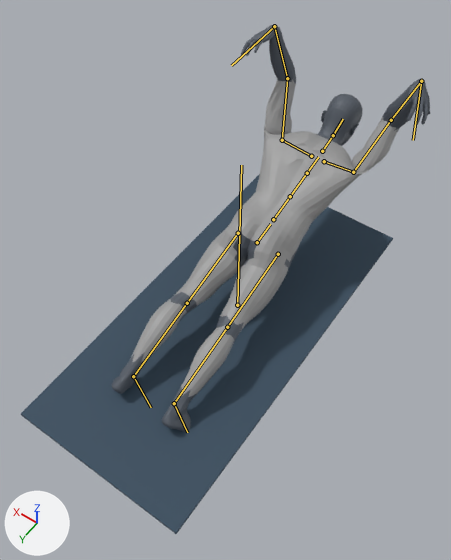
Two versions of the glTF model assets_3d/exported_glb/push_up.glb, one commit apart.
Rendered twice from a 50 mm lens placed at (-0.99, 1.49, 2.49), pointed at (-0.02, 0.13, 0.36). Arrows for +X, +Y and +Z are at lower left; the lights stay in place. The picture after the commit comes second. Both versions are drawn at frame 17 of the action 'Anim_GoodForm'; the numbers are the values there. The bones that bend it are drawn over the model as lines.

The first picture shows 'Body_Head_Neck', 'Body_Joints_Hands_Feet', 'Equip_Mat', 'Mesh_Muscle_Abs_Core', 'Mesh_Muscle_Back_Lats', 'Mesh_Muscle_Biceps', 'Mesh_Muscle_Calves', 'Mesh_Muscle_Glutes', 'Mesh_Muscle_Hamstrings', 'Mesh_Muscle_Quads', 'Mesh_Muscle_Shoulders', 'Mesh_Muscle_Traps', 'Mesh_Muscle_Triceps'.
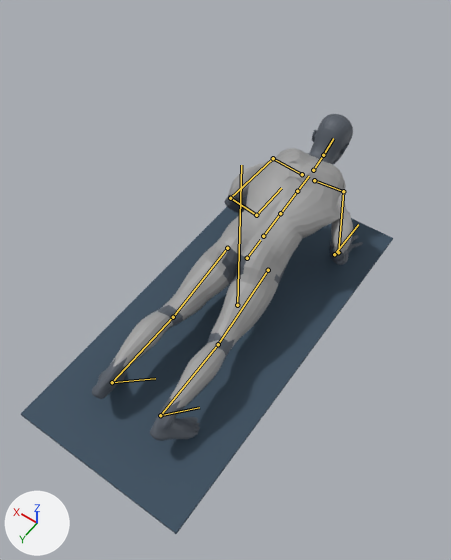
The change, as JSON lines over the scene's bpy script:
```json
{"block": "bone_pelvis", "where": "bone_pelvis = bpy.data.objects['Armature_GymHuman'].pose.bones['Pelvis']  # child of 'Root'"}
{"op": "set", "path": "bone_pelvis.location", "old": "(-0.189, -0.571, 0.0)", "new": "(-0.106, -0.602, 0.0)"}
{"op": "set", "path": "bone_pelvis.rotation_quaternion", "old": "(0.804, 0.0, 0.0, 0.595)", "new": "(0.781, 0.0, 0.0, 0.624)", "note": "degrees (0, 0, 73) -> degrees (0, 0, 77)"}
{"block": "bone_upperarm_l", "where": "bone_upperarm_l = bpy.data.objects['Armature_GymHuman'].pose.bones['UpperArm_L']  # child of 'Clavicle_L'"}
{"op": "set", "path": "bone_upperarm_l.rotation_quaternion", "old": "(0.13, 0.199, -0.437, 0.726)", "new": "(-0.047, -0.052, 0.959, 0.275)", "note": "degrees (118, -149, -1) -> degrees (-32, -176, 7)"}
{"block": "bone_forearm_l", "where": "bone_forearm_l = bpy.data.objects['Armature_GymHuman'].pose.bones['Forearm_L']  # child of 'UpperArm_L'"}
{"op": "set", "path": "bone_forearm_l.rotation_quaternion", "old": "(0.895, -0.357, -0.201, 0.177)", "new": "(0.305, -0.451, -0.494, 0.678)", "note": "degrees (-47, -13, 28) -> degrees (-84, 18, 115)"}
{"block": "bone_hand_l", "where": "bone_hand_l = bpy.data.objects['Armature_GymHuman'].pose.bones['Hand_L']  # child of 'Forearm_L'"}
{"op": "set", "path": "bone_hand_l.rotation_quaternion", "old": "(0.265, -0.691, 0.437, -0.511)", "new": "(0.847, -0.193, 0.109, 0.482)", "note": "degrees (-113, -28, -84) -> degrees (-14, 22, 57)"}
{"block": "bone_upperarm_r", "where": "bone_upperarm_r = bpy.data.objects['Armature_GymHuman'].pose.bones['UpperArm_R']  # child of 'Clavicle_R'"}
{"op": "set", "path": "bone_upperarm_r.rotation_quaternion", "old": "(0.13, 0.199, 0.437, -0.726)", "new": "(-0.047, -0.052, -0.959, -0.275)", "note": "degrees (118, 149, 1) -> degrees (-32, 176, -7)"}
{"block": "bone_forearm_r", "where": "bone_forearm_r = bpy.data.objects['Armature_GymHuman'].pose.bones['Forearm_R']  # child of 'UpperArm_R'"}
{"op": "set", "path": "bone_forearm_r.rotation_quaternion", "old": "(0.895, -0.357, 0.201, -0.177)", "new": "(0.305, -0.451, 0.494, -0.678)", "note": "degrees (-47, 13, -28) -> degrees (-84, -18, -115)"}
{"block": "bone_hand_r", "where": "bone_hand_r = bpy.data.objects['Armature_GymHuman'].pose.bones['Hand_R']  # child of 'Forearm_R'"}
{"op": "set", "path": "bone_hand_r.rotation_quaternion", "old": "(0.265, -0.691, -0.437, 0.511)", "new": "(0.847, -0.193, -0.109, -0.482)", "note": "degrees (-113, 28, 84) -> degrees (-14, -22, -57)"}
{"block": "bone_neck", "where": "bone_neck = bpy.data.objects['Armature_GymHuman'].pose.bones['Neck']  # child of 'Spine_03'"}
{"op": "set", "path": "bone_neck.rotation_quaternion", "old": "(0.981, 0.0, 0.0, -0.194)", "new": "(0.973, 0.0, 0.0, -0.23)", "note": "degrees (0, 0, -22) -> degrees (0, 0, -27)"}
{"block": "bone_thigh_l", "where": "bone_thigh_l = bpy.data.objects['Armature_GymHuman'].pose.bones['Thigh_L']  # child of 'Pelvis'"}
{"op": "set", "path": "bone_thigh_l.rotation_quaternion", "old": "(-0.999, 0.024, 0.001, 0.026)", "new": "(-0.999, 0.01, 0.002, 0.049)", "note": "degrees (-3, 0, -3) -> degrees (-1, 0, -6)"}
{"block": "bone_calf_l", "where": "bone_calf_l = bpy.data.objects['Armature_GymHuman'].pose.bones['Calf_L']  # child of 'Thigh_L'"}
{"op": "set", "path": "bone_calf_l.rotation_quaternion", "old": "(1.0, -0.011, -0.001, -0.021)", "new": "(0.996, -0.017, 0.002, 0.088)", "note": "degrees (-1, 0, -2) -> degrees (-2, 0, 10)"}
{"block": "bone_foot_l", "where": "bone_foot_l = bpy.data.objects['Armature_GymHuman'].pose.bones['Foot_L']  # child of 'Calf_L'"}
{"op": "set", "path": "bone_foot_l.rotation_quaternion", "old": "(0.996, 0.002, 0.034, -0.081)", "new": "(0.9, -0.009, 0.024, -0.435)", "note": "degrees (0, 4, -9) -> degrees (-2, 2, -52)"}
{"block": "bone_thigh_r", "where": "bone_thigh_r = bpy.data.objects['Armature_GymHuman'].pose.bones['Thigh_R']  # child of 'Pelvis'"}
{"op": "set", "path": "bone_thigh_r.rotation_quaternion", "old": "(-0.999, -0.024, -0.001, 0.026)", "new": "(-0.999, -0.01, -0.002, 0.049)", "note": "degrees (3, 0, -3) -> degrees (1, 0, -6)"}
{"block": "bone_calf_r", "where": "bone_calf_r = bpy.data.objects['Armature_GymHuman'].pose.bones['Calf_R']  # child of 'Thigh_R'"}
{"op": "set", "path": "bone_calf_r.rotation_quaternion", "old": "(1.0, 0.011, 0.001, -0.021)", "new": "(0.996, 0.017, -0.002, 0.088)", "note": "degrees (1, 0, -2) -> degrees (2, 0, 10)"}
{"block": "bone_foot_r", "where": "bone_foot_r = bpy.data.objects['Armature_GymHuman'].pose.bones['Foot_R']  # child of 'Calf_R'"}
{"op": "set", "path": "bone_foot_r.rotation_quaternion", "old": "(0.996, -0.002, -0.034, -0.081)", "new": "(0.9, 0.009, -0.024, -0.435)", "note": "degrees (0, -4, -9) -> degrees (2, -2, -52)"}
```

Location of each change, (x1, y1, x2, y2) in pixels of the pictures (451 x 560 px):
```json
{"object": "Body_Joints_Hands_Feet", "change": "posed", "before": [111, 25, 430, 432], "after": [92, 195, 363, 441]}
{"object": "Mesh_Muscle_Back_Lats", "change": "posed", "before": [250, 126, 367, 228], "after": [234, 154, 342, 244], "on screen": "8% narrower, 12% shorter"}
{"object": "Mesh_Muscle_Hamstrings", "change": "posed", "before": [175, 225, 284, 330], "after": [163, 240, 274, 347]}
{"object": "Mesh_Muscle_Calves", "change": "posed", "before": [130, 299, 234, 397], "after": [111, 310, 225, 408], "on screen": "10% wider"}
{"object": "Mesh_Muscle_Glutes", "change": "posed", "before": [229, 199, 304, 264], "after": [219, 214, 294, 280]}
{"object": "Mesh_Muscle_Traps", "change": "posed", "before": [283, 131, 351, 171], "after": [278, 148, 343, 189]}
{"object": "Body_Head_Neck", "change": "posed", "before": [317, 94, 363, 146], "after": [308, 114, 353, 165]}
{"object": "Mesh_Muscle_Triceps", "change": "posed", "before": [265, 79, 398, 170], "after": [237, 189, 348, 249]}
{"object": "Mesh_Muscle_Shoulders", "change": "posed", "before": [265, 109, 372, 174], "after": [252, 150, 347, 223]}
{"object": "Mesh_Muscle_Biceps", "change": "posed", "before": [288, 79, 381, 123], "after": [228, 166, 353, 253]}
{"object": "Mesh_Muscle_Quads", "change": "posed", "before": [197, 264, 288, 332], "after": [183, 280, 278, 349]}
{"object": "Mesh_Muscle_Abs_Core", "change": "posed", "before": [299, 203, 331, 244], "after": [288, 230, 318, 261], "on screen": "mostly hidden"}
{"bone": "Pelvis", "before": "(257, 242) to (270, 224)", "after": "(247, 258) to (260, 240)"}
{"bone": "UpperArm_L", "before": "(282, 140) to (287, 78)", "after": "(273, 158) to (230, 198)"}
{"bone": "Forearm_L", "before": "(287, 78) to (274, 26)", "after": "(230, 198) to (256, 215)"}
{"bone": "Hand_L", "before": "(274, 26) to (231, 65)", "after": "(256, 215) to (281, 188)"}
{"bone": "UpperArm_R", "before": "(353, 172) to (391, 120)", "after": "(343, 191) to (338, 252)"}
{"bone": "Forearm_R", "before": "(391, 120) to (421, 81)", "after": "(338, 252) to (334, 254)"}
{"bone": "Hand_R", "before": "(421, 81) to (413, 140)", "after": "(334, 254) to (358, 224)"}
{"bone": "Neck", "before": "(322, 151) to (333, 135)", "after": "(313, 170) to (323, 155)"}
{"bone": "Thigh_L", "before": "(238, 233) to (187, 303)", "after": "(227, 248) to (173, 317)"}
{"bone": "Calf_L", "before": "(187, 303) to (133, 376)", "after": "(173, 317) to (112, 382)"}
{"bone": "Foot_L", "before": "(133, 376) to (151, 407)", "after": "(112, 382) to (155, 378)"}
{"bone": "Thigh_R", "before": "(278, 254) to (227, 327)", "after": "(268, 270) to (218, 344)"}
{"bone": "Calf_R", "before": "(227, 327) to (174, 403)", "after": "(218, 344) to (160, 415)"}
{"bone": "Foot_R", "before": "(174, 403) to (187, 432)", "after": "(160, 415) to (199, 407)"}
```
